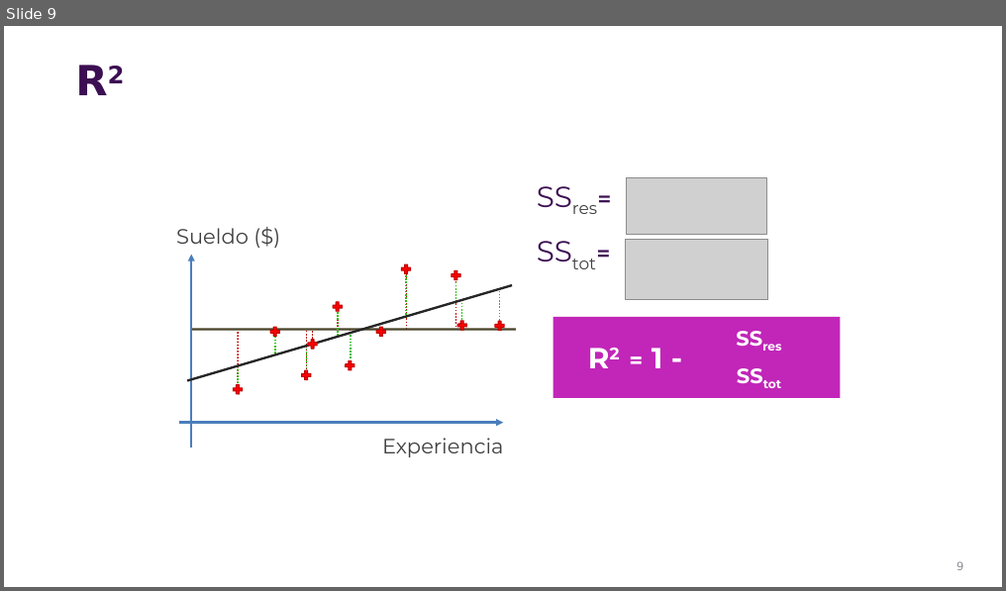
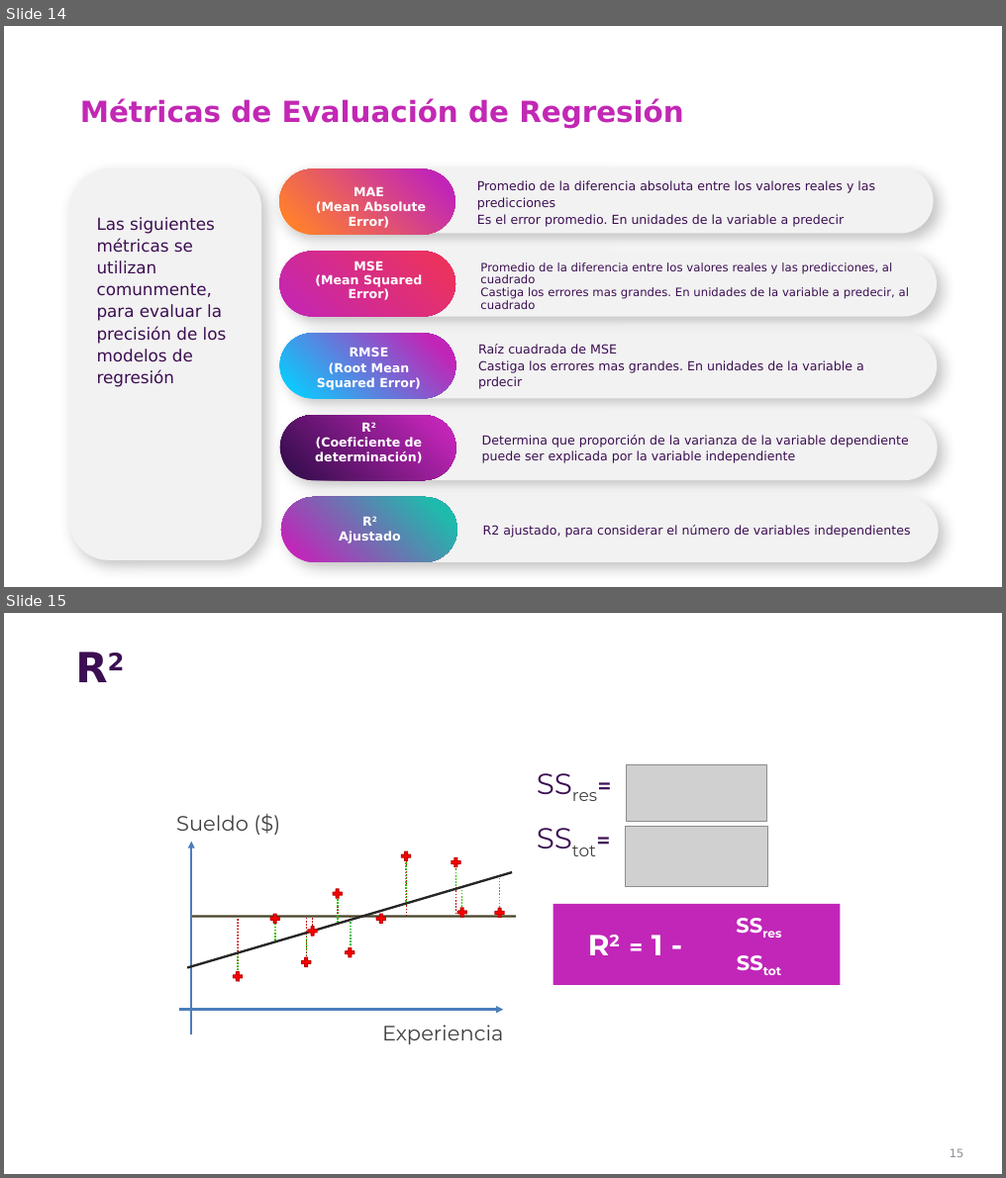
Before and after one commit to csameshiman/Axity_Curso_ML_2023, a slide deck: Diapositivas/Parte 02.Regresión/Sección 02.1.Simple Linear Regression/Simple_Linear_Regression.pptx. Shown one above the other, each under a label of ours: slide 9 before the commit, slides 14 and 15 after it. The pictures are 1006x591 and 1006x1178 pixels, drawn with LibreOffice and Linux fonts; fonts in the diff are those of the drawing; grey boxes stand for pictures; background and template pictures are left out. Boxes give left, top, right and bottom in pixels: in the first picture for what was removed or moved away, otherwise in the second. Text is boxed around its words. In the diff, an @@ line names an element or a change of style, - is before the commit and + after.

```diff
--- a/Diapositivas/Parte 02.Regresión/Sección 02.1.Simple Linear Regression/Simple_Linear_Regression.pptx
+++ b/Diapositivas/Parte 02.Regresión/Sección 02.1.Simple Linear Regression/Simple_Linear_Regression.pptx
@@ slide 14 added at bbox=[4, 26, 1002, 587], background picture (left out) @@
@@ title added at bbox=[80, 98, 684, 128], 28 pt, text #C228B4, bold @@
+Métricas de Evaluación de Regresión
@@ rounded rectangle added at bbox=[70, 169, 262, 561], fill #F2F2F2 @@
@@ rounded rectangle added at bbox=[277, 169, 934, 233], fill #F2F2F2 @@
@@ rounded rectangle added at bbox=[279, 169, 455, 234], fill gradient #FF7F2E to #C125B7 @@
@@ text added at bbox=[316, 187, 427, 228], 12 pt, text #FFFFFF, bold @@
+MAE
+(Mean Absolute Error)
@@ text added at bbox=[477, 180, 875, 227], 12 pt, text #3C0E52 @@
+Promedio de la diferencia absoluta entre los valores reales y las predicciones
+Es el error promedio. En unidades de la variable a predecir
@@ subtitle added at bbox=[97, 217, 227, 387], 16 pt, text #3C0E52 @@
+Las siguientes métricas se utilizan comunmente, para evaluar la precisión de los modelos de regresión
@@ rounded rectangle added at bbox=[279, 252, 455, 316], fill gradient #C125B7 to #F03455 @@
@@ rounded rectangle added at bbox=[281, 252, 938, 316], fill #F2F2F2 @@
@@ text added at bbox=[315, 261, 422, 300], 12 pt, text #FFFFFF, bold @@
+MSE
+(Mean Squared Error)
@@ text added at bbox=[480, 263, 909, 309], 11.1 pt, text #3C0E52 @@
+Promedio de la diferencia entre los valores reales y las predicciones, al cuadrado
+Castiga los errores mas grandes. En unidades de la variable a predecir, al cuadrado
@@ rounded rectangle added at bbox=[280, 333, 456, 398], fill gradient #0DC9FD to #C125B7 @@
@@ rounded rectangle added at bbox=[281, 333, 938, 398], fill #F2F2F2 @@
@@ text added at bbox=[317, 347, 421, 390], 12 pt, text #FFFFFF, bold @@
+RMSE
+(Root Mean Squared Error)
@@ text added at bbox=[478, 344, 864, 389], 12 pt, text #3C0E52 @@
+Raíz cuadrada de MSE
+Castiga los errores mas grandes. En unidades de la variable a prdecir
@@ rounded rectangle added at bbox=[280, 415, 456, 480], fill gradient #3C0E52 to #C125B7 @@
@@ rounded rectangle added at bbox=[281, 415, 938, 480], fill #F2F2F2 @@
@@ text added at bbox=[315, 437, 423, 466], 12 pt, text #FFFFFF, bold @@
+R2
+(Coeficiente de determinación)
@@ text added at bbox=[482, 435, 908, 464], 12 pt, text #3C0E52 @@
+Determina que proporción de la varianza de la variable dependiente puede ser explicada por la variable independiente
@@ rounded rectangle added at bbox=[281, 497, 456, 563], fill gradient #C126B8 to #1EBBAC @@
@@ rounded rectangle added at bbox=[282, 497, 939, 563], fill #F2F2F2 @@
@@ text added at bbox=[339, 525, 910, 545], 12 pt, text #3C0E52 @@
+R2 ajustado, para considerar el número de variables independientes
@@ text added at bbox=[483, 525, 560, 538], 12 pt, text #FFFFFF, bold @@
+R2
+Ajustado
@@ what was slide 9 is now slide 15 @@
@@ page number at bbox=[949, 1149, 964, 1157]: text changed @@
-9
+15
```
Also in this commit, not shown: 5 slides changed, 5 other slides added.
